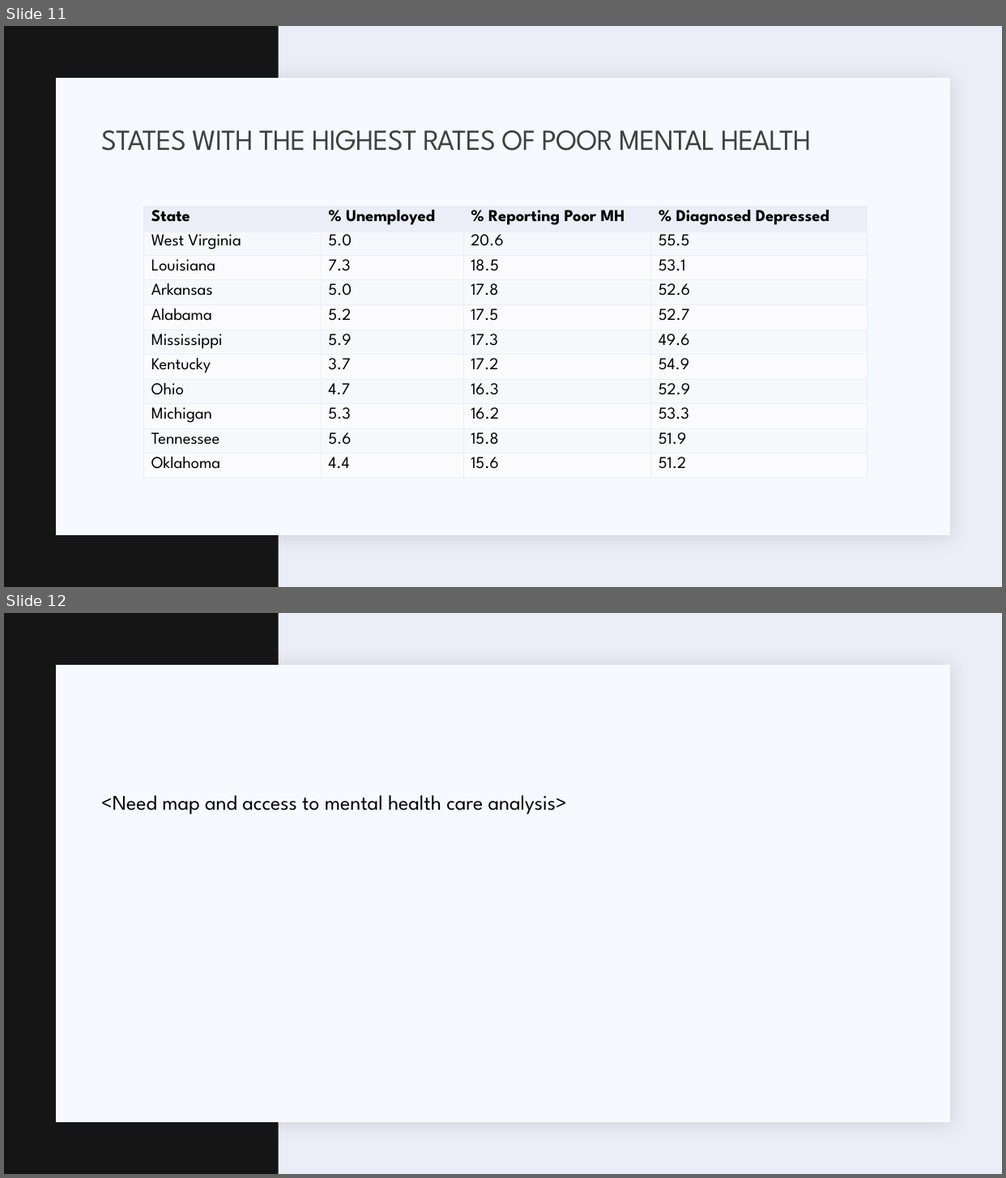
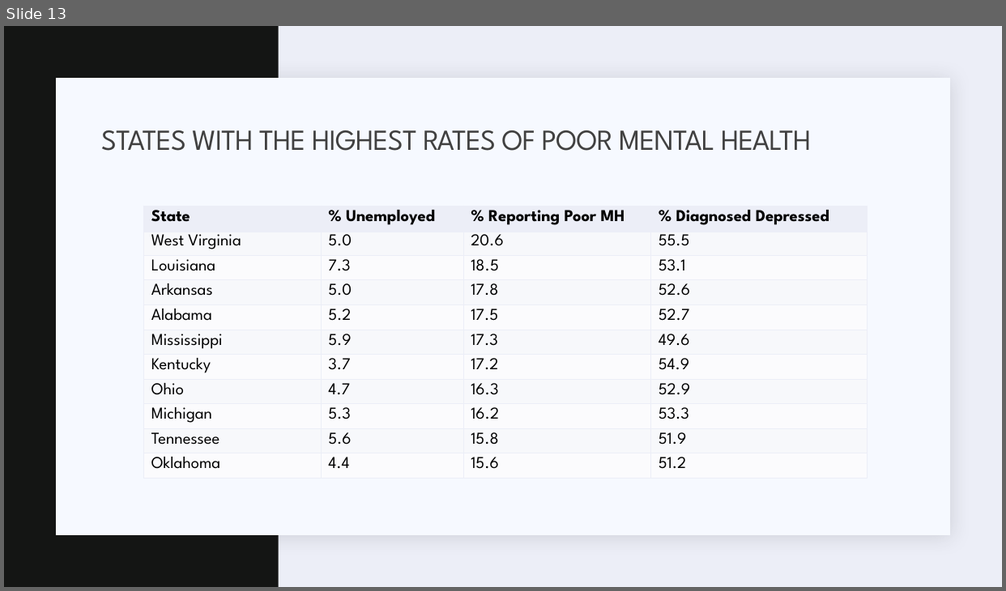
Before and after one commit to hehill/Project1_Team3, a slide deck: Presentation/Presentation_draft.pptx. Shown one above the other, each under a label of ours: slides 11 and 12 before the commit, slide 13 after it. The pictures are 1006x1178 and 1006x591 pixels, drawn with LibreOffice and Linux fonts; fonts in the diff are those of the drawing. Boxes give left, top, right and bottom in pixels: in the first picture for what was removed or moved away, otherwise in the second. Text is boxed around its words. In the diff, an @@ line names an element or a change of style, - is before the commit and + after.

```diff
--- a/Presentation/Presentation_draft.pptx
+++ b/Presentation/Presentation_draft.pptx
@@ slide 12 removed at (x1=4, y1=613, x2=1002, y2=1174), background #ECEEF7; not listed: 2 template elements that a slide beside it also shows @@
@@ text removed at (x1=101, y1=795, x2=567, y2=815) @@
-  <Need map and access to mental health care analysis>
@@ what was slide 11 is now slide 13 @@
```
Also in this commit, not shown: 3 slides changed, 5 slides added, 21 other files.
